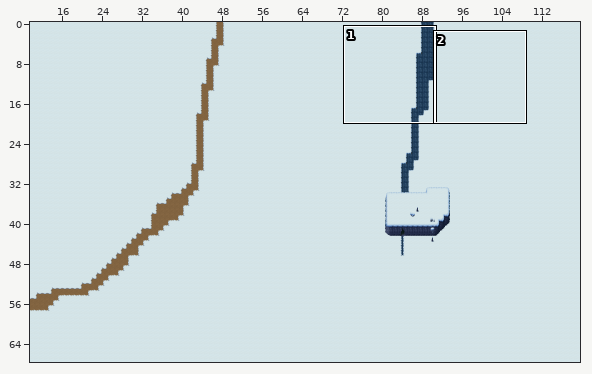
Two states of a Tiled map (JSON), assets/maps/cold2.json. Above, an overview of the earlier version with the close-up marked.
Close-up. The starting point:
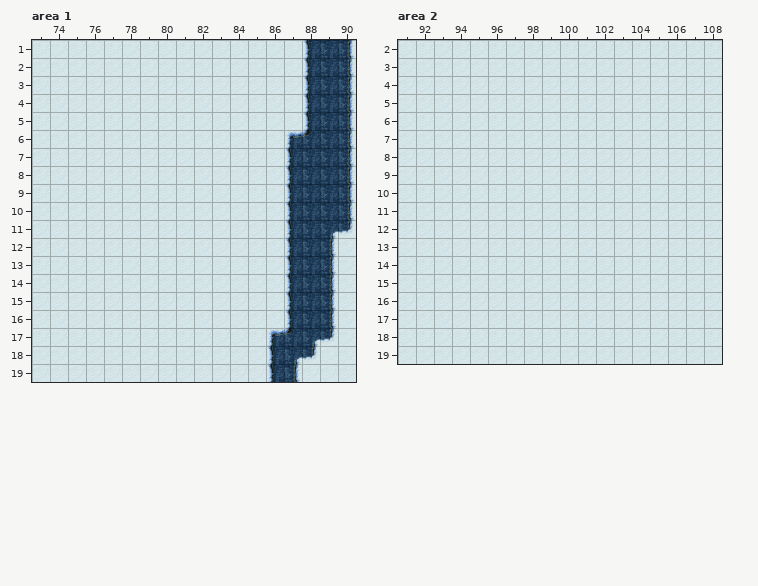
Cells are 32x32 px. Shown: area 1 x 73..90, y 1..19; area 2 x 91..108, y 2..19. The commit also changed other parts of the map, which this record leaves out.
The same view after the edit:
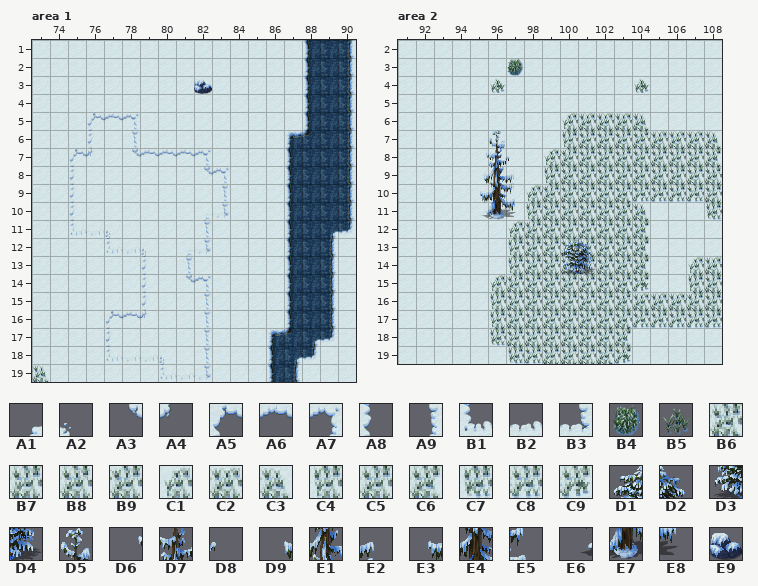
Key: from "terrain": A1 28, A2 29, A3 61, A4 62, A5 93, A6 94, A7 95, A8 126, A9 128, B1 159, B2 160, B3 161, B4 189, B5 192, B6 193, B7 194, B8 226, B9 227, C1 258, C2 259, C3 260, C4 291, C5 292, C6 293, C7 324, C8 325, C9 326; from "winter": D1 1241, D2 1242, D3 1276, D4 1277, D5 1312, D6 1346, D7 1347, D8 1348, D9 1381, E1 1382, E2 1383, E3 1416, E4 1417, E5 1418, E6 1451, E7 1452, E8 1453, E9 1566.
__ is an empty cell.
See-through tiles are keyed as they look on the map.
Change:
Changed rows in their new state; .. is an unchanged cell.
Layer "Ground2", area 1:
first column x 73:
 5 .. .. .. A5 A6 A7 .. .. .. .. ..
 6 .. .. .. A8 .. A9 .. .. .. .. ..
 7 .. .. A5 A4 .. A3 A6 A6 A6 A7 ..
 8 .. .. A8 .. .. .. .. .. .. A3 A7
 9 .. .. A8 .. .. .. .. .. .. .. A9
10 .. .. A8 .. .. .. .. .. .. A1 B3
11 .. .. B1 B2 A2 .. .. .. .. A9 ..
12 .. .. .. .. B1 B2 A2 .. A1 B3 ..
13 .. .. .. .. .. .. A8 .. A9 .. ..
14 .. .. .. .. .. .. A8 .. A3 A7 ..
15 .. .. .. .. .. .. A8 .. .. A9 ..
16 .. .. .. .. A5 A6 A4 .. .. A9 ..
17 .. .. .. .. A8 .. .. .. .. A9 ..
18 .. .. .. .. B1 B2 B2 A2 .. A9 ..
19 C3 .. .. .. .. .. .. B1 B2 B3 ..
Layer "Mask", area 1:
first column x 82:
 3 E9
Layer "Ground2", area 2:
first column x 96:
 6 .. .. .. .. C1 C2 C2 C2 C3 .. .. .. ..
 7 .. .. .. .. C4 C5 C5 C5 B8 C2 C2 C2 C3
 8 .. .. .. C1 B9 C5 C5 C5 C5 C5 C5 C5 C6
 9 .. .. .. C4 C5 C5 C5 C5 C5 C5 C5 C5 B8
10 .. .. C1 B9 C5 C5 C5 B6 C8 C8 C8 C8 B7
11 .. .. C4 C5 C5 C5 C5 B8 C3 .. .. .. C7
12 .. C1 B9 C5 C5 C5 C5 C5 C6 .. .. .. ..
13 .. C4 C5 C5 C5 C5 C5 C5 C6 .. .. .. ..
14 .. C4 C5 C5 C5 C5 C5 C5 C6 .. .. C1 C2
15 C1 B9 C5 C5 C5 C5 C5 B6 C9 .. .. C4 C5
16 C4 C5 C5 C5 C5 C5 C5 B8 C2 C2 C2 B9 C5
17 C4 C5 C5 C5 C5 C5 C5 B6 C8 C8 C8 C8 C8
18 C7 B7 C5 C5 C5 C5 C5 C6 .. .. .. .. ..
19 .. C7 C8 B7 C5 C5 B6 C9 .. .. .. .. ..
Layer "Mask", area 2:
first column x 96:
 3 .. B4 .. .. .. .. .. .. ..
 4 B5 .. .. .. .. .. .. .. B5
first column x 95:
11 E6 E7 E8 .. .. .. ..
14 .. .. .. .. .. D3 D4
Layer "Fringe", area 2:
first column x 95:
 7 .. D5 .. .. .. .. ..
 8 D6 D7 D8 .. .. .. ..
 9 D9 E1 E2 .. .. .. ..
10 E3 E4 E5 .. .. .. ..
13 .. .. .. .. .. D1 D2
Pixel boxes of the changes (left, top, right, bottom) in both close-ups:
added: (194, 79, 212, 94)
added: (69, 112, 229, 380)
added: (32, 365, 49, 382)
added: (490, 58, 523, 93)
added: (634, 79, 649, 93)
added: (480, 112, 722, 364)
